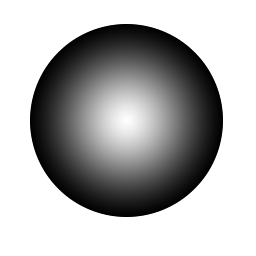
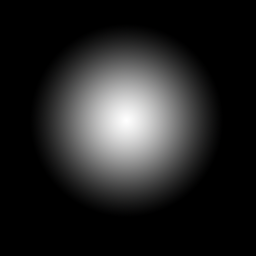
Two versions of the same layered image (256 x 256). Layer-by-layer changes:
painted on "Layer 1" over bbox(53, 7, 59, 21)
added layer "Color Fill 1" over bbox(0, 0, 256, 256)
